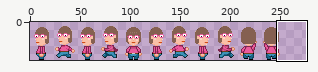
Two states of a sprite sheet, interactive/2019/08/phaser-game/assets/player.png. The first picture is a wide view before the edit; the outline marks the close-up.
Close-up. Before the commit:
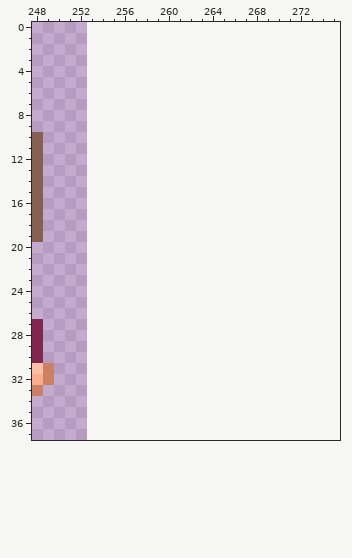
The file is 253x38 pixels. Colours within 5 levels of each other are drawn and written as one. Shown: x 248..275, y 0..37. The old version is drawn lined up with the new one, on the new canvas.
And afterwards:
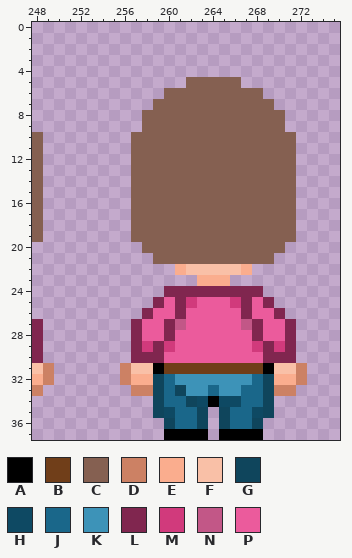
Palette (. is transparent): A #000000  B #703e19  C #856051  D #cc8164  E #faad8e  F #f9c0a7  G #0f455c  H #0e4963  J #1a678a  K #3d93b8  L #80264f  M #d13a7c  N #c25787  P #eb5b9c
Difference:
canvas 253x38 -> 276x38
Colour A now appears in row 31 at x 259 and 269; in row 34 at x 264; in row 37 at x 260 to 263 and 265 to 268.
Colour B now appears in row 31 at x 260 to 268.
Colour C now appears in row 5 at x 262 to 266; in row 6 at x 260 to 268; in row 7 at x 259 to 269; in rows 8 to 9 at x 258 to 270; in rows 10 to 19 at x 257 to 271; in row 20 at x 258 to 270.
Colour C now appears in row 21 at x 259 to 269.
Colour D now appears in rows 31 to 32 at x 256 and 272; in row 33 at x 257 to 258 and 270 to 271.
Colour E now appears in row 22 at x 261 and 267; in row 23 at x 263 to 265; in row 32 at x 257 to 258 and 270 to 271.
Colour F now appears in row 22 at x 262 to 266; in row 31 at x 257 to 258 and 270 to 271.
Colour G now appears in row 32 at x 259 and 269; in row 33 at x 259, 261 and 269; in row 34 at x 259, 262 and 269; in row 35 at x 259, 263, 265 and 269; in row 36 at x 260, 263, 265 and 268.
Colour H now appears in row 34 at x 263 and 265 to 266; in row 35 at x 260 and 268.
Colour J now appears in row 32 at x 260 and 268; in row 33 at x 260, 264 and 267 to 268; in row 34 at x 260 to 261 and 267 to 268; in rows 35 to 36 at x 261 to 262 and 266 to 267.
Colour K now appears in row 32 at x 261 to 267; in row 33 at x 262 to 263 and 265 to 266.
Colour L now appears in row 24 at x 260 to 268; in row 25 at x 259, 261, 267 and 269; in row 26 at x 258, 261, 267 and 270; in rows 27 to 28 at x 257, 260, 268 and 271; in row 29 at x 257, 259, 269 and 271; in row 30 at x 257 to 259 and 269 to 271.
Colour M now appears in row 25 at x 262 and 266; in row 29 at x 258, 260, 268 and 270.
Colour N now appears in row 27 at x 261 and 267.
Colour P now appears in row 25 at x 260, 263 to 265 and 268; in row 26 at x 259 to 260, 262 to 266 and 268 to 269; in row 27 at x 258 to 259, 262 to 266 and 269 to 270; in row 28 at x 258 to 259, 261 to 267 and 269 to 270; in row 29 at x 261 to 267; in row 30 at x 260 to 268.
Where, in picture pixels (left, top, right, bottom), the same in both close-ups:
added: (120, 77, 307, 440)
